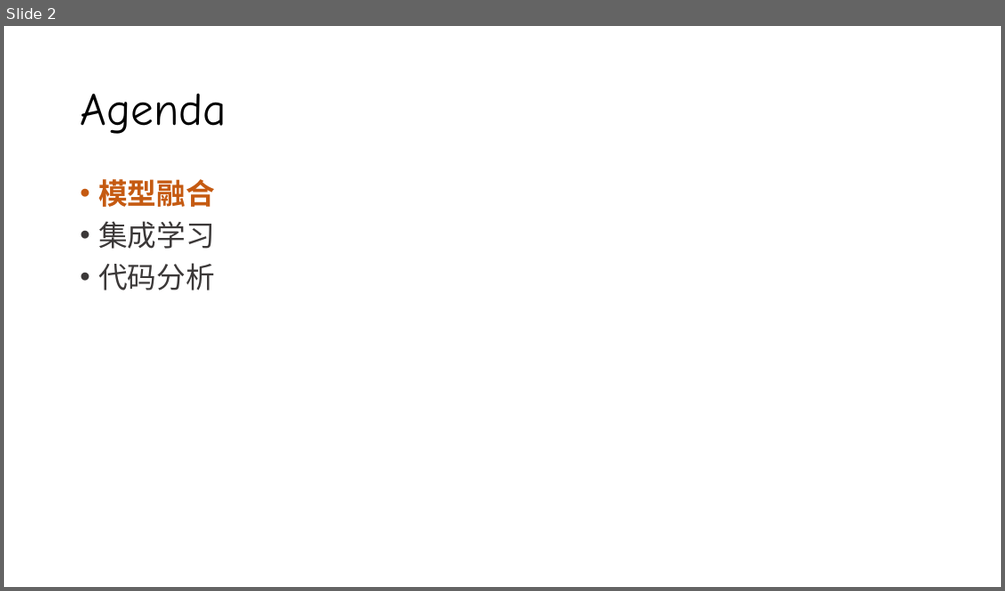
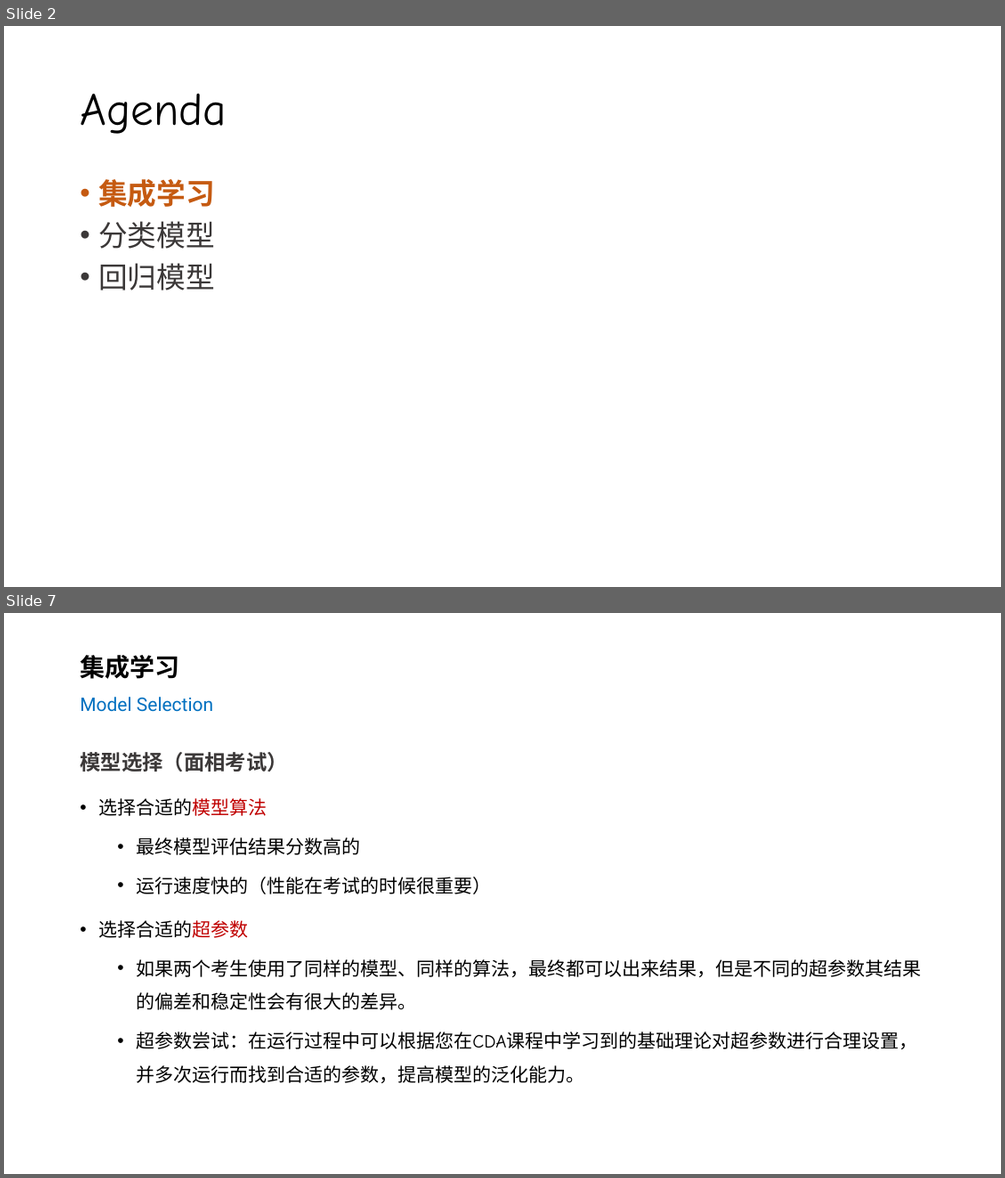
Before and after one commit to silentbalanceyh/cda-exam, a slide deck: ppt/06.模型选择.pptx. Shown one above the other, each under a label of ours: slide 2 before the commit, slides 2 and 7 after it; the slides between them are not shown. The pictures are 1005x591 and 1005x1178 pixels, drawn with LibreOffice and Linux fonts; fonts in the diff are those of the drawing; background and template pictures are left out. Boxes give left, top, right and bottom in pixels: in the first picture for what was removed or moved away, otherwise in the second. Text is boxed around its words. In the diff, an @@ line names an element or a change of style, - is before the commit and + after.

Commit message:
模型选择

```diff
--- a/ppt/06.模型选择.pptx
+++ b/ppt/06.模型选择.pptx
@@ slide 7 added at (x1=4, y1=613, x2=1001, y2=1174), background #FFFFFF @@
@@ title added at (x1=80, y1=655, x2=213, y2=712), 18 pt, text #0070C0 @@
+集成学习
+Model Selection
@@ text added at (x1=80, y1=752, x2=921, y2=1083), 18 pt, text #000000 @@
+模型选择（面相考试）
+• 选择合适的模型算法
+  • 最终模型评估结果分数高的
+  • 运行速度快的（性能在考试的时候很重要）
+• 选择合适的超参数
+  • 如果两个考生使用了同样的模型、同样的算法，最终都可以出来结果，但是不同的超参数其结果的偏差和稳定性会有很大的差异。
+  • 超参数尝试：在运行过程中可以根据您在CDA课程中学习到的基础理论对超参数进行合理设置，并多次运行而找到合适的参数，提高模型的泛化能力。
@@ slide 2 changed as well @@
@@ text at (x1=98, y1=179, x2=215, y2=207): paragraph removed @@
-• 模型融合
@@ text at (x1=98, y1=179, x2=215, y2=207): text colour #3B3838 to #C55A11, bold on in "集成学习" @@
@@ text at (x1=98, y1=221, x2=215, y2=290): text changed @@
-• 代码分析视界
+• 分类模型
+• 回归模型
```
Also in this commit, not shown: 1 other slide changed, 28 other slides added, 2 other files.
